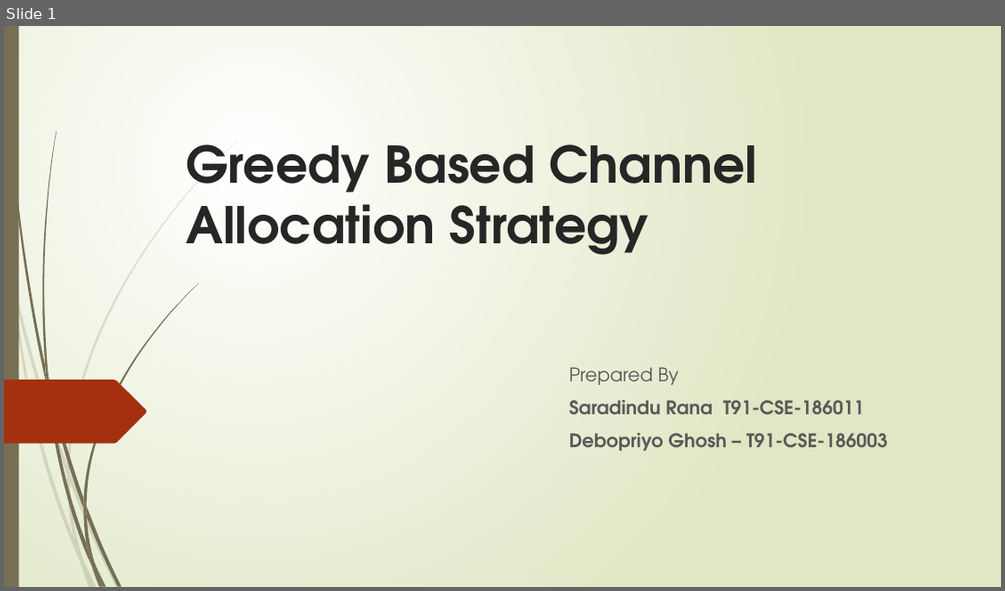
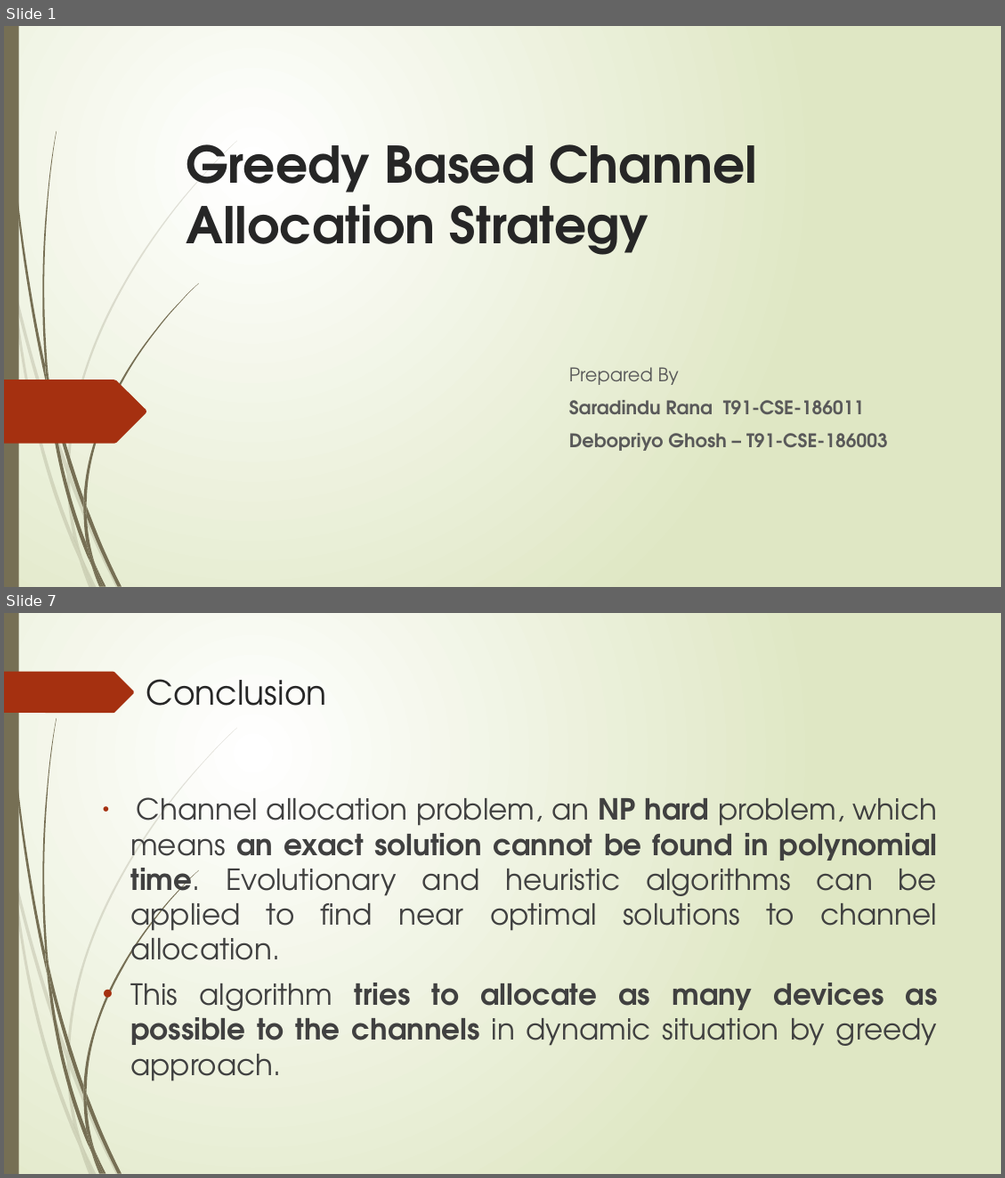
Before and after one commit to debopriyodjghosh/Channel-allocation-web-app, a slide deck: Docs/ppt.pptx. Shown one above the other, each under a label of ours: slide 1 before the commit, slides 1 and 7 after it; the slides between them are not shown. The pictures are 1005x591 and 1005x1178 pixels, drawn with LibreOffice and Linux fonts; fonts in the diff are those of the drawing. Boxes give left, top, right and bottom in pixels: in the first picture for what was removed or moved away, otherwise in the second. Text is boxed around its words. In the diff, an @@ line names an element or a change of style, - is before the commit and + after.

```diff
--- a/Docs/ppt.pptx
+++ b/Docs/ppt.pptx
@@ slide 7 added at box(4, 613, 1001, 1174), background gradient #FFFFFF to #DFE8C4; not listed: 23 template elements that a slide beside it also shows @@
@@ freeform shape added at box(4, 672, 134, 713), fill #A53010 @@
@@ title added at box(146, 679, 327, 706), 32.4 pt, text #262626 @@
+Conclusion
@@ text added at box(130, 797, 938, 1081), 28 pt, text #404040 @@
+• Channel allocation problem, an NP hard problem, which means an exact solution cannot be found in polynomial time. Evolutionary and heuristic algorithms can be applied to find near optimal solutions to channel allocation.
+• This algorithm tries to allocate as many devices as possible to the channels in dynamic situation by greedy approach.
```
Also in this commit, not shown: 1 slide changed, 5 other slides added, 1 slide removed, 14 other files.
